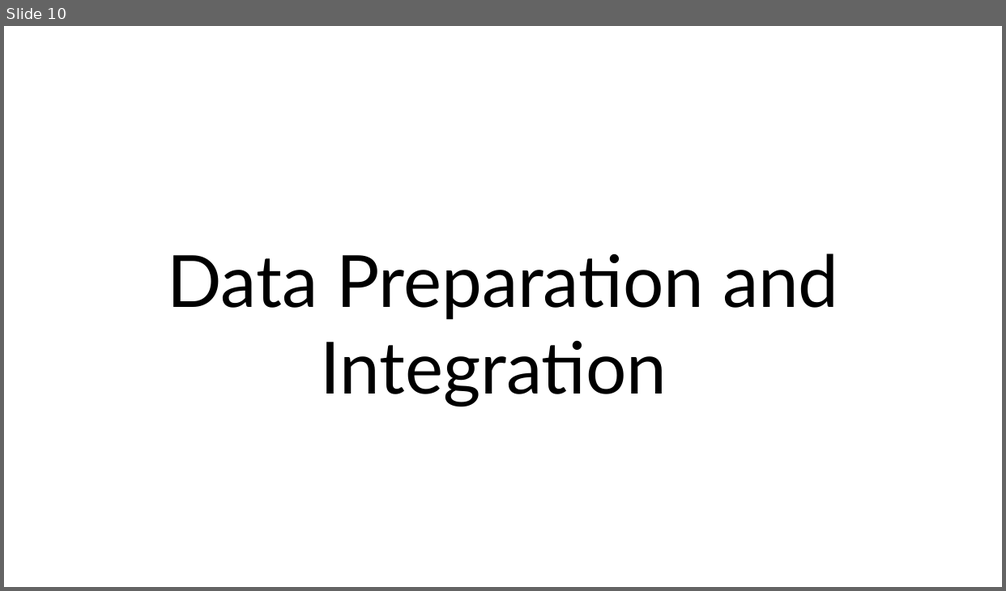
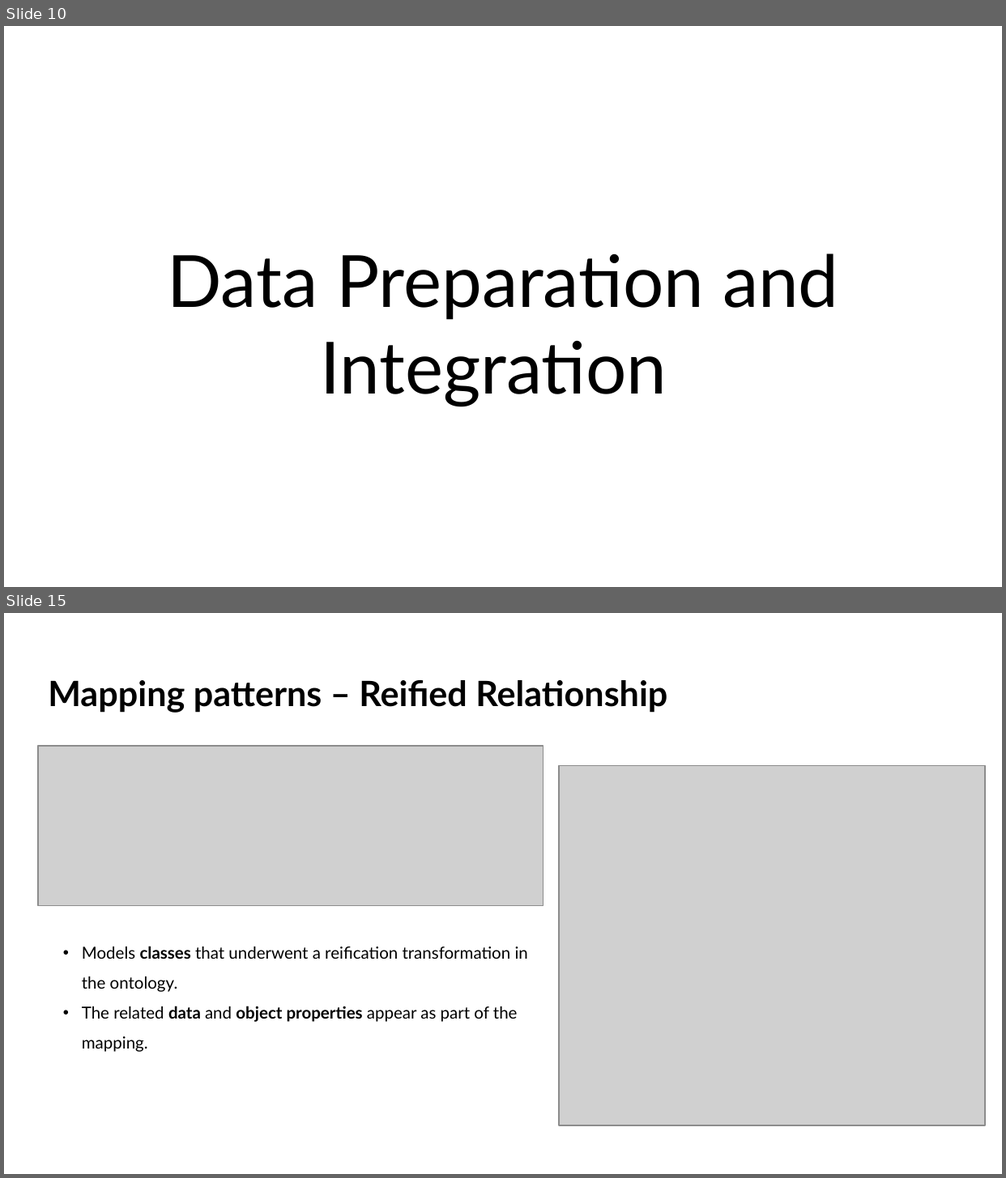
Before and after one commit to iberius96/DP_DPI, a slide deck: Presentation_Samuele_Ceol.pptx. Shown one above the other, each under a label of ours: slide 10 before the commit, slides 10 and 15 after it; the slides between them are not shown. The pictures are 1006x591 and 1006x1178 pixels, drawn with LibreOffice and Linux fonts; fonts in the diff are those of the drawing; grey boxes stand for pictures. Boxes give left, top, right and bottom in pixels: in the first picture for what was removed or moved away, otherwise in the second. Text is boxed around its words. In the diff, an @@ line names an element or a change of style, - is before the commit and + after.

```diff
--- a/Presentation_Samuele_Ceol.pptx
+++ b/Presentation_Samuele_Ceol.pptx
@@ slide 15 added at [4,613,1002,1174], background #FFFFFF @@
@@ title added at [48,680,667,713], 25.2 pt, text #000000, bold @@
+Mapping patterns – Reified Relationship
@@ picture added at [38,746,543,905] @@
@@ picture added at [559,765,985,1126] @@
@@ text added at [82,946,528,1052], 12 pt, text #000000 @@
+• Models classes that underwent a reification transformation in the ontology.
+• The related data and object properties appear as part of the mapping.
```
Also in this commit, not shown: 6 slides changed, 5 other slides added, 3 slides removed, 10 other files.
